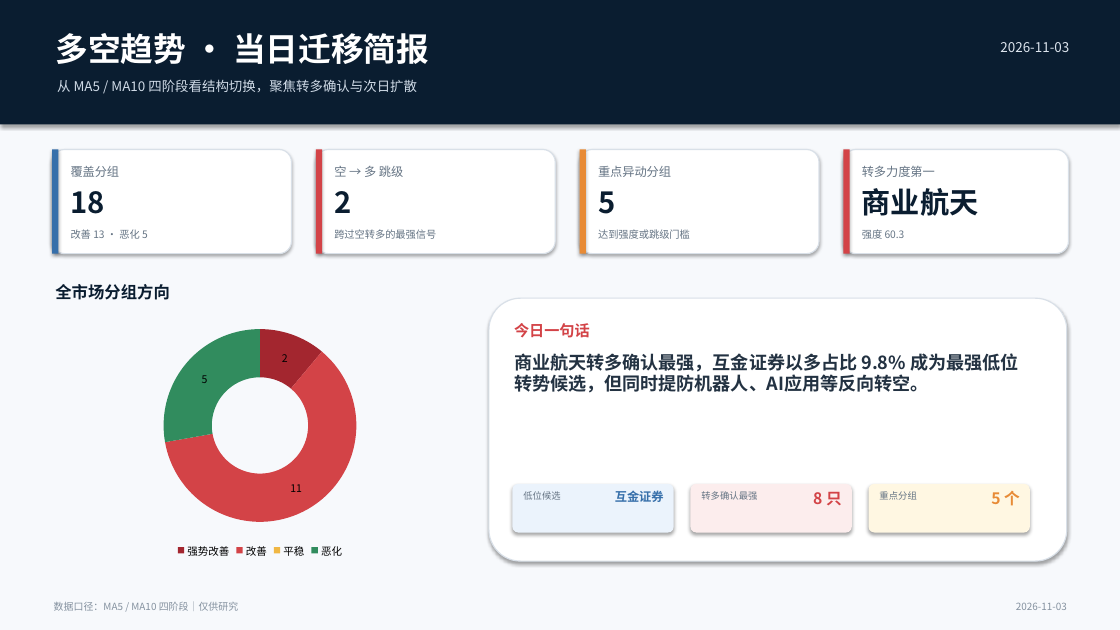
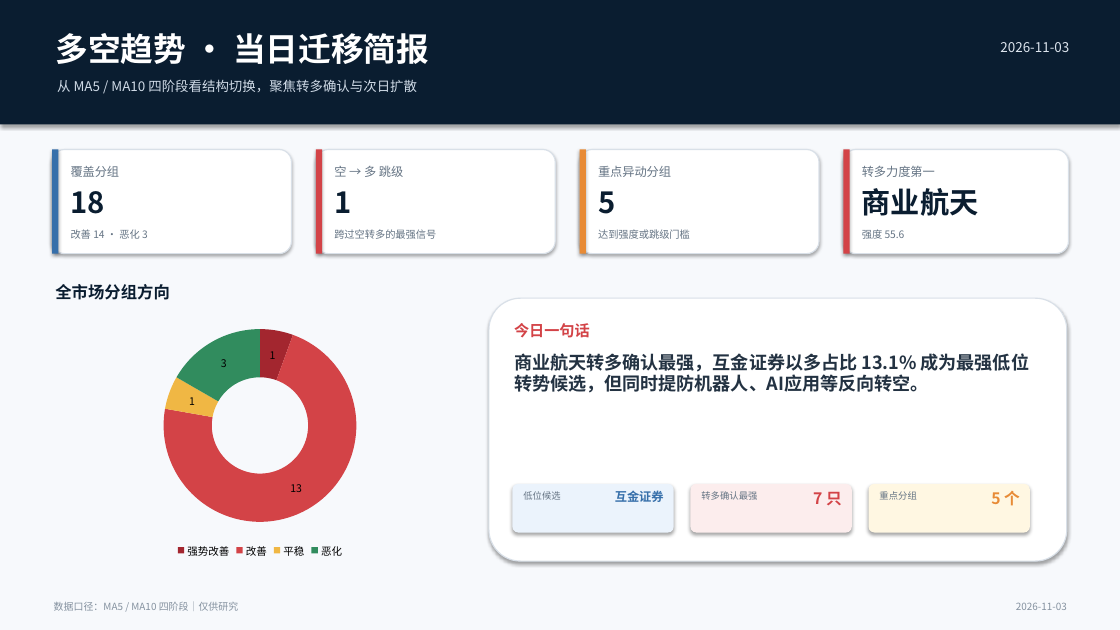
Before and after one commit to nancybhc/a-share-blast-lab, a slide deck: slide 1 of assets/多空阶段简报_2026-11-03.pptx. Drawn at 1120x630 pixels with LibreOffice and Linux fonts; fonts in the diff are those of the drawing. Boxes give left, top, right and bottom in pixels: in the first picture for what was removed or moved away, otherwise in the second. Text is boxed around its words. In the diff, an @@ line names an element or a change of style, - is before the commit and + after.

```diff
--- a/assets/多空阶段简报_2026-11-03.pptx
+++ b/assets/多空阶段简报_2026-11-03.pptx
@@ text at (x1=334, y1=191, x2=351, y2=213): text changed @@
-2
+1
@@ text at (x1=71, y1=229, x2=148, y2=239): text changed @@
-改善 13 · 恶化 5
+改善 14 · 恶化 3
@@ text at (x1=862, y1=229, x2=905, y2=239): text changed @@
-强度 60.3
+强度 55.6
@@ doughnut chart at (x1=60, y1=318, x2=460, y2=561) @@
-Series 1: 2, 11, 0, 5
+Series 1: 1, 13, 1, 3
@@ text at (x1=514, y1=353, x2=1029, y2=393): text changed @@
-商业航天转多确认最强，互金证券以多占比 9.8% 成为最强低位转势候选，但同时提防机器人、AI应用等反向转空。
+商业航天转多确认最强，互金证券以多占比 13.1% 成为最强低位转势候选，但同时提防机器人、AI应用等反向转空。
@@ text at (x1=813, y1=492, x2=842, y2=505): text changed @@
-8 只
+7 只
```
Also in this commit, not shown: 3 other slides changed, 8 other files.
